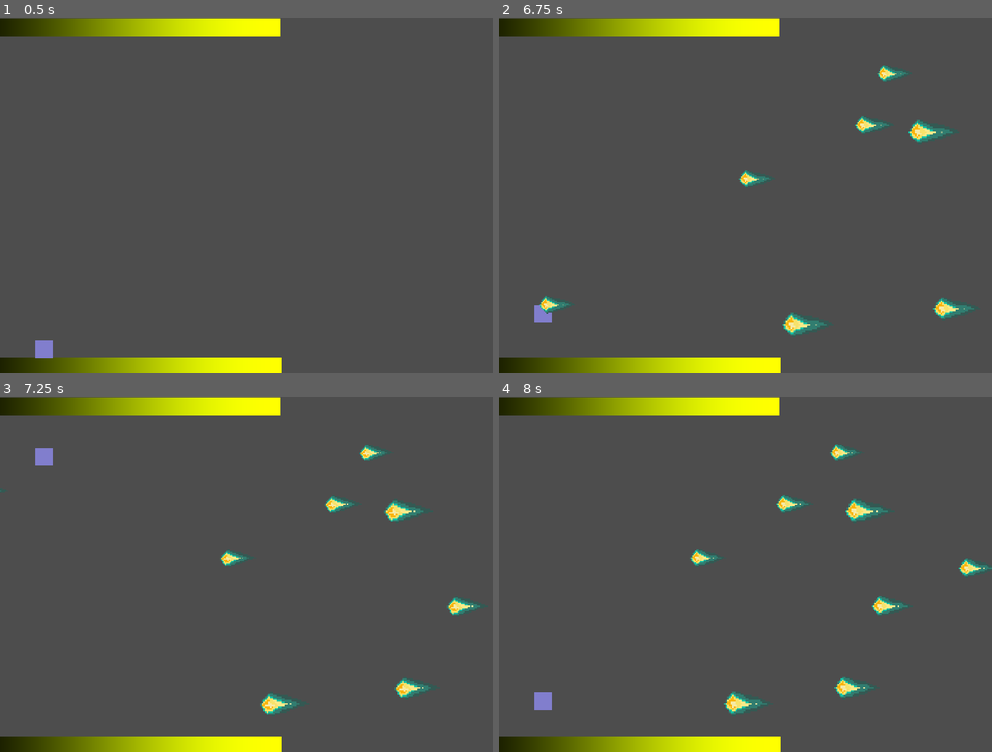
Above: before the commit, frames 1-4 (two rows, left to right).
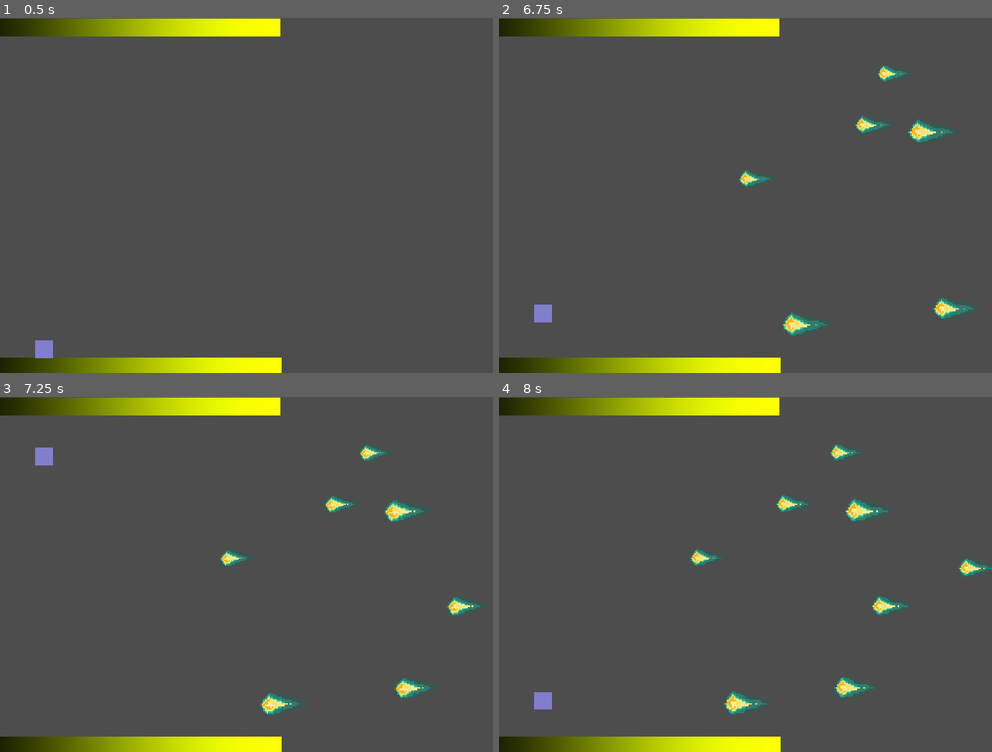
Above: after the commit, the same moments.

Repository: Raikuno/Parryer0-Gravity
Game: Godot game, scene res://Scenes/Stages/Main_Stage.tscn
Same seed, same stepped clock (60 frames per second), same inputs: the game is played once before the commit and once after it.
Inputs:
- Up to frame 1 (0.5 s): no input
- Up to frame 2 (6.75 s): tap Enter (ui_accept) at 0.5, 0.77, 1.52, 3.02, 3.77, 4.52, 6.02 s; hold Right (ui_right) 0.53-2.03 s; tap Space (button) every 0.75 s from 0.6 to 6.6 s; hold Left (ui_left) 2.03-2.78 s; hold Right (ui_right) 2.78-4.28 s; hold Left (ui_left) 4.28-5.03 s; hold Right (ui_right) 5.03-5.78 s; hold Left (ui_left) from 5.78 s (still down)
- Up to frame 3 (7.25 s): keep holding Left (ui_left); tap Enter (ui_accept) at 6.77 s
- Up to frame 4 (8 s): release Left (ui_left) at 7.28 s; hold Right (ui_right) from 7.28 s (still down); tap Space (button) at 7.35 s; tap Enter (ui_accept) at 7.52 s

Frame 1 is identical in both runs. In frame 2, 0.2% of the frame differs, in the area x 7-16%, y 78-84%; in frame 3, less than 0.1%; in frame 4, less than 0.1%.

Commit message:
Functional Fireball and keys
- The fireball now collides with the player disappearing and dealing damage or not (depending if the player is doing a parry)
- All letters and mouse buttons configured to the ONE button

Diff:
--- a/Scenes/Objects/Fireball.tscn
+++ b/Scenes/Objects/Fireball.tscn
@@ -63,6 +63,15 @@
 }
 autoplay = "default"
 
+[node name="Area2D" type="Area2D" parent="."]
+collision_layer = 2
+
+[node name="CollisionShape2D" type="CollisionShape2D" parent="Area2D"]
+light_mask = 0
+visibility_layer = 0
+position = Vector2(-7, 1)
+shape = SubResource("CircleShape2D_sxh3g")
+
 [node name="CollisionShape2D" type="CollisionShape2D" parent="."]
 light_mask = 0
 visibility_layer = 0
@@ -73,4 +82,5 @@
 position = Vector2(2, 0)
 scale = Vector2(1.3, 0.5)
 
+[connection signal="area_entered" from="Area2D" to="." method="_on_area_2d_area_entered"]
 [connection signal="screen_exited" from="VisibleOnScreenNotifier2D" to="." method="_on_visible_on_screen_notifier_2d_screen_exited"]
--- a/Scenes/Objects/Player.tscn
+++ b/Scenes/Objects/Player.tscn
@@ -75,12 +75,12 @@
 texture = SubResource("CurveXYZTexture_kmyv4")
 
 [node name="CollisionShape2D" type="CollisionShape2D" parent="."]
-position = Vector2(0, -0.5)
 shape = SubResource("RectangleShape2D_jb8gg")
 one_way_collision_margin = 0.0
 debug_color = Color(0, 0.6, 0.701961, 0.419608)
 
 [node name="Area2D" type="Area2D" parent="."]
+collision_mask = 2
 
 [node name="CollisionShape2D" type="CollisionShape2D" parent="Area2D"]
 position = Vector2(0, 0.75)
@@ -108,4 +108,4 @@
 animation_player = NodePath("../../AnimationPlayer")
 assigned_character = NodePath("../..")
 
-[connection signal="body_entered" from="Area2D" to="." method="_on_area_2d_body_entered"]
+[connection signal="area_entered" from="Area2D" to="." method="_on_area_2d_area_entered"]
--- a/Scripts/Fireball/Fireball.gd
+++ b/Scripts/Fireball/Fireball.gd
@@ -15,3 +15,7 @@
 
 func _on_visible_on_screen_notifier_2d_screen_exited():
 	queue_free()
+
+
+func _on_area_2d_area_entered(area):
+	queue_free()
--- a/Scripts/Player/Player.gd
+++ b/Scripts/Player/Player.gd
@@ -2,6 +2,7 @@
 class_name My_Player
 
 @export var state_machine:State_Machine
+@export var lifeIsNot4 = 5
 var jump_strength = -500.0
 # Get the gravity from the project settings to be synced with RigidBody nodes.
 var gravity = ProjectSettings.get_setting("physics/2d/default_gravity")
@@ -39,6 +40,11 @@
 	velocity.y += jump_strength
 	jump_strength *= -1
 
-
-func _on_area_2d_body_entered(body):
-	hit.emit()
+func _on_area_2d_area_entered(area):
+	print(state_machine.current_state.name)
+	if state_machine.current_state.name == "Parry": #Jorge te encargo hacer esto de forma menos guarra, esto es solo una prueba de concepto
+		print("LO PARREASTE PERRO")
+	else:
+		lifeIsNot4 = lifeIsNot4 - 1
+		print(lifeIsNot4)
+		hit.emit()
--- a/project.godot
+++ b/project.godot
@@ -30,6 +30,35 @@
 button={
 "deadzone": 0.5,
 "events": [Object(InputEventKey,"resource_local_to_scene":false,"resource_name":"","device":-1,"window_id":0,"alt_pressed":false,"shift_pressed":false,"ctrl_pressed":false,"meta_pressed":false,"pressed":false,"keycode":0,"physical_keycode":32,"key_label":0,"unicode":32,"echo":false,"script":null)
+, Object(InputEventKey,"resource_local_to_scene":false,"resource_name":"","device":-1,"window_id":0,"alt_pressed":false,"shift_pressed":false,"ctrl_pressed":false,"meta_pressed":false,"pressed":false,"keycode":0,"physical_keycode":81,"key_label":0,"unicode":113,"echo":false,"script":null)
+, Object(InputEventKey,"resource_local_to_scene":false,"resource_name":"","device":-1,"window_id":0,"alt_pressed":false,"shift_pressed":false,"ctrl_pressed":false,"meta_pressed":false,"pressed":false,"keycode":0,"physical_keycode":87,"key_label":0,"unicode":119,"echo":false,"script":null)
+, Object(InputEventKey,"resource_local_to_scene":false,"resource_name":"","device":-1,"window_id":0,"alt_pressed":false,"shift_pressed":false,"ctrl_pressed":false,"meta_pressed":false,"pressed":false,"keycode":0,"physical_keycode":69,"key_label":0,"unicode":101,"echo":false,"script":null)
+, Object(InputEventKey,"resource_local_to_scene":false,"resource_name":"","device":-1,"window_id":0,"alt_pressed":false,"shift_pressed":false,"ctrl_pressed":false,"meta_pressed":false,"pressed":false,"keycode":0,"physical_keycode":82,"key_label":0,"unicode":114,"echo":false,"script":null)
+, Object(InputEventMouseButton,"resource_local_to_scene":false,"resource_name":"","device":-1,"window_id":0,"alt_pressed":false,"shift_pressed":false,"ctrl_pressed":false,"meta_pressed":false,"button_mask":0,"position":Vector2(0, 0),"global_position":Vector2(0, 0),"factor":1.0,"button_index":1,"canceled":false,"pressed":false,"double_click":false,"script":null)
+, Object(InputEventMouseButton,"resource_local_to_scene":false,"resource_name":"","device":-1,"window_id":0,"alt_pressed":false,"shift_pressed":false,"ctrl_pressed":false,"meta_pressed":false,"button_mask":0,"position":Vector2(0, 0),"global_position":Vector2(0, 0),"factor":1.0,"button_index":2,"canceled":false,"pressed":false,"double_click":false,"script":null)
+, Object(InputEventMouseButton,"resource_local_to_scene":false,"resource_name":"","device":-1,"window_id":0,"alt_pressed":false,"shift_pressed":false,"ctrl_pressed":false,"meta_pressed":false,"button_mask":0,"position":Vector2(0, 0),"global_position":Vector2(0, 0),"factor":1.0,"button_index":3,"canceled":false,"pressed":false,"double_click":false,"script":null)
+, Object(InputEventKey,"resource_local_to_scene":false,"resource_name":"","device":-1,"window_id":0,"alt_pressed":false,"shift_pressed":false,"ctrl_pressed":false,"meta_pressed":false,"pressed":false,"keycode":0,"physical_keycode":84,"key_label":0,"unicode":116,"echo":false,"script":null)
+, null, Object(InputEventKey,"resource_local_to_scene":false,"resource_name":"","device":-1,"window_id":0,"alt_pressed":false,"shift_pressed":false,"ctrl_pressed":false,"meta_pressed":false,"pressed":false,"keycode":0,"physical_keycode":89,"key_label":0,"unicode":121,"echo":false,"script":null)
+, Object(InputEventKey,"resource_local_to_scene":false,"resource_name":"","device":-1,"window_id":0,"alt_pressed":false,"shift_pressed":false,"ctrl_pressed":false,"meta_pressed":false,"pressed":false,"keycode":0,"physical_keycode":85,"key_label":0,"unicode":117,"echo":false,"script":null)
+, Object(InputEventKey,"resource_local_to_scene":false,"resource_name":"","device":-1,"window_id":0,"alt_pressed":false,"shift_pressed":false,"ctrl_pressed":false,"meta_pressed":false,"pressed":false,"keycode":0,"physical_keycode":73,"key_label":0,"unicode":105,"echo":false,"script":null)
+, Object(InputEventKey,"resource_local_to_scene":false,"resource_name":"","device":-1,"window_id":0,"alt_pressed":false,"shift_pressed":false,"ctrl_pressed":false,"meta_pressed":false,"pressed":false,"keycode":0,"physical_keycode":79,"key_label":0,"unicode":111,"echo":false,"script":null)
+, Object(InputEventKey,"resource_local_to_scene":false,"resource_name":"","device":-1,"window_id":0,"alt_pressed":false,"shift_pressed":false,"ctrl_pressed":false,"meta_pressed":false,"pressed":false,"keycode":0,"physical_keycode":80,"key_label":0,"unicode":112,"echo":false,"script":null)
+, Object(InputEventKey,"resource_local_to_scene":false,"resource_name":"","device":-1,"window_id":0,"alt_pressed":false,"shift_pressed":false,"ctrl_pressed":false,"meta_pressed":false,"pressed":false,"keycode":0,"physical_keycode":65,"key_label":0,"unicode":97,"echo":false,"script":null)
+, Object(InputEventKey,"resource_local_to_scene":false,"resource_name":"","device":-1,"window_id":0,"alt_pressed":false,"shift_pressed":false,"ctrl_pressed":false,"meta_pressed":false,"pressed":false,"keycode":0,"physical_keycode":83,"key_label":0,"unicode":115,"echo":false,"script":null)
+, Object(InputEventKey,"resource_local_to_scene":false,"resource_name":"","device":-1,"window_id":0,"alt_pressed":false,"shift_pressed":false,"ctrl_pressed":false,"meta_pressed":false,"pressed":false,"keycode":0,"physical_keycode":68,"key_label":0,"unicode":100,"echo":false,"script":null)
+, null, Object(InputEventKey,"resource_local_to_scene":false,"resource_name":"","device":-1,"window_id":0,"alt_pressed":false,"shift_pressed":false,"ctrl_pressed":false,"meta_pressed":false,"pressed":false,"keycode":0,"physical_keycode":70,"key_label":0,"unicode":102,"echo":false,"script":null)
+, Object(InputEventKey,"resource_local_to_scene":false,"resource_name":"","device":-1,"window_id":0,"alt_pressed":false,"shift_pressed":false,"ctrl_pressed":false,"meta_pressed":false,"pressed":false,"keycode":0,"physical_keycode":71,"key_label":0,"unicode":103,"echo":false,"script":null)
+, Object(InputEventKey,"resource_local_to_scene":false,"resource_name":"","device":-1,"window_id":0,"alt_pressed":false,"shift_pressed":false,"ctrl_pressed":false,"meta_pressed":false,"pressed":false,"keycode":0,"physical_keycode":72,"key_label":0,"unicode":104,"echo":false,"script":null)
+, Object(InputEventKey,"resource_local_to_scene":false,"resource_name":"","device":-1,"window_id":0,"alt_pressed":false,"shift_pressed":false,"ctrl_pressed":false,"meta_pressed":false,"pressed":false,"keycode":0,"physical_keycode":74,"key_label":0,"unicode":106,"echo":false,"script":null)
+, Object(InputEventKey,"resource_local_to_scene":false,"resource_name":"","device":-1,"window_id":0,"alt_pressed":false,"shift_pressed":false,"ctrl_pressed":false,"meta_pressed":false,"pressed":false,"keycode":0,"physical_keycode":75,"key_label":0,"unicode":107,"echo":false,"script":null)
+, Object(InputEventKey,"resource_local_to_scene":false,"resource_name":"","device":-1,"window_id":0,"alt_pressed":false,"shift_pressed":false,"ctrl_pressed":false,"meta_pressed":false,"pressed":false,"keycode":0,"physical_keycode":76,"key_label":0,"unicode":108,"echo":false,"script":null)
+, Object(InputEventKey,"resource_local_to_scene":false,"resource_name":"","device":-1,"window_id":0,"alt_pressed":false,"shift_pressed":false,"ctrl_pressed":false,"meta_pressed":false,"pressed":false,"keycode":0,"physical_keycode":90,"key_label":0,"unicode":122,"echo":false,"script":null)
+, Object(InputEventKey,"resource_local_to_scene":false,"resource_name":"","device":-1,"window_id":0,"alt_pressed":false,"shift_pressed":false,"ctrl_pressed":false,"meta_pressed":false,"pressed":false,"keycode":0,"physical_keycode":88,"key_label":0,"unicode":120,"echo":false,"script":null)
+, Object(InputEventKey,"resource_local_to_scene":false,"resource_name":"","device":-1,"window_id":0,"alt_pressed":false,"shift_pressed":false,"ctrl_pressed":false,"meta_pressed":false,"pressed":false,"keycode":0,"physical_keycode":67,"key_label":0,"unicode":99,"echo":false,"script":null)
+, Object(InputEventKey,"resource_local_to_scene":false,"resource_name":"","device":-1,"window_id":0,"alt_pressed":false,"shift_pressed":false,"ctrl_pressed":false,"meta_pressed":false,"pressed":false,"keycode":0,"physical_keycode":86,"key_label":0,"unicode":118,"echo":false,"script":null)
+, Object(InputEventKey,"resource_local_to_scene":false,"resource_name":"","device":-1,"window_id":0,"alt_pressed":false,"shift_pressed":false,"ctrl_pressed":false,"meta_pressed":false,"pressed":false,"keycode":0,"physical_keycode":66,"key_label":0,"unicode":98,"echo":false,"script":null)
+, Object(InputEventKey,"resource_local_to_scene":false,"resource_name":"","device":-1,"window_id":0,"alt_pressed":false,"shift_pressed":false,"ctrl_pressed":false,"meta_pressed":false,"pressed":false,"keycode":0,"physical_keycode":78,"key_label":0,"unicode":110,"echo":false,"script":null)
+, Object(InputEventKey,"resource_local_to_scene":false,"resource_name":"","device":-1,"window_id":0,"alt_pressed":false,"shift_pressed":false,"ctrl_pressed":false,"meta_pressed":false,"pressed":false,"keycode":0,"physical_keycode":77,"key_label":0,"unicode":109,"echo":false,"script":null)
 ]
 }
 debug={
